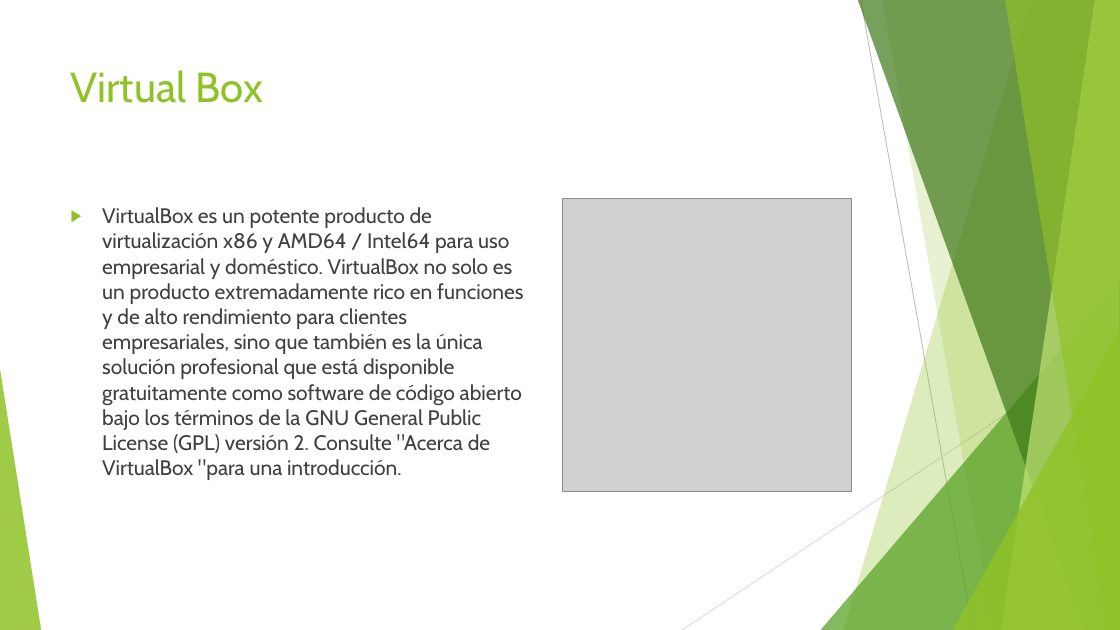
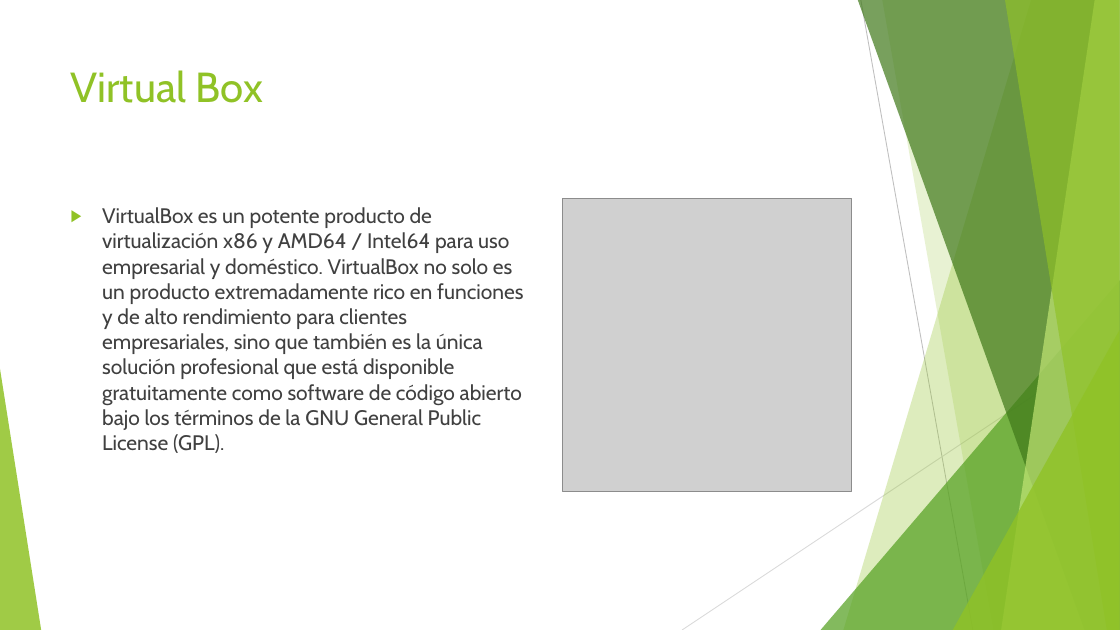
Before and after one commit to JohannCepeda16/RECO, a slide deck: slide 7 of Laboratorios/Laboratorio 1/PresentacionLab01.pptx. Drawn at 1120x630 pixels with LibreOffice and Linux fonts; fonts in the diff are those of the drawing; grey boxes stand for pictures. Boxes give left, top, right and bottom in pixels: in the first picture for what was removed or moved away, otherwise in the second. Text is boxed around its words. In the diff, an @@ line names an element or a change of style, - is before the commit and + after.

```diff
--- a/Laboratorios/Laboratorio 1/PresentacionLab01.pptx
+++ b/Laboratorios/Laboratorio 1/PresentacionLab01.pptx
@@ text at (102,207,523,453): text changed @@
-▶ VirtualBox es un potente producto de virtualización x86 y AMD64 / Intel64 para uso empresarial y doméstico. VirtualBox no solo es un producto extremadamente rico en funciones y de alto rendimiento para clientes empresariales, sino que también es la única solución profesional que está disponible gratuitamente como software de código abierto bajo los términos de la GNU General Public License (GPL) versión 2. Consulte "Acerca de VirtualBox "para una introducción.
+▶ VirtualBox es un potente producto de virtualización x86 y AMD64 / Intel64 para uso empresarial y doméstico. VirtualBox no solo es un producto extremadamente rico en funciones y de alto rendimiento para clientes empresariales, sino que también es la única solución profesional que está disponible gratuitamente como software de código abierto bajo los términos de la GNU General Public License (GPL).
```
Also in this commit, not shown: 1 other slide changed, 5 other files.
